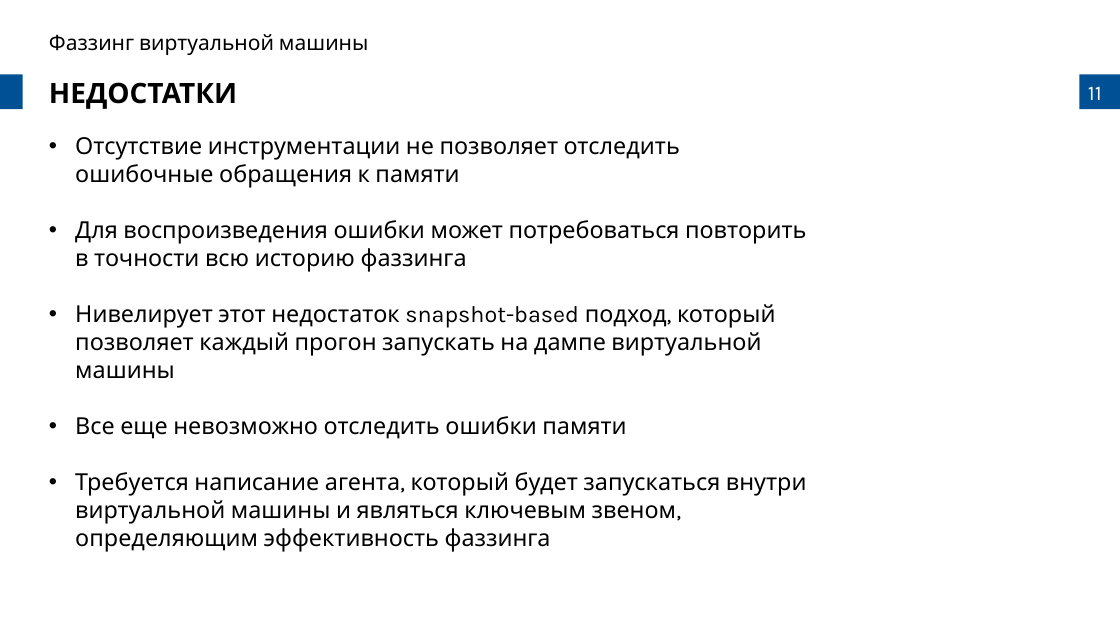
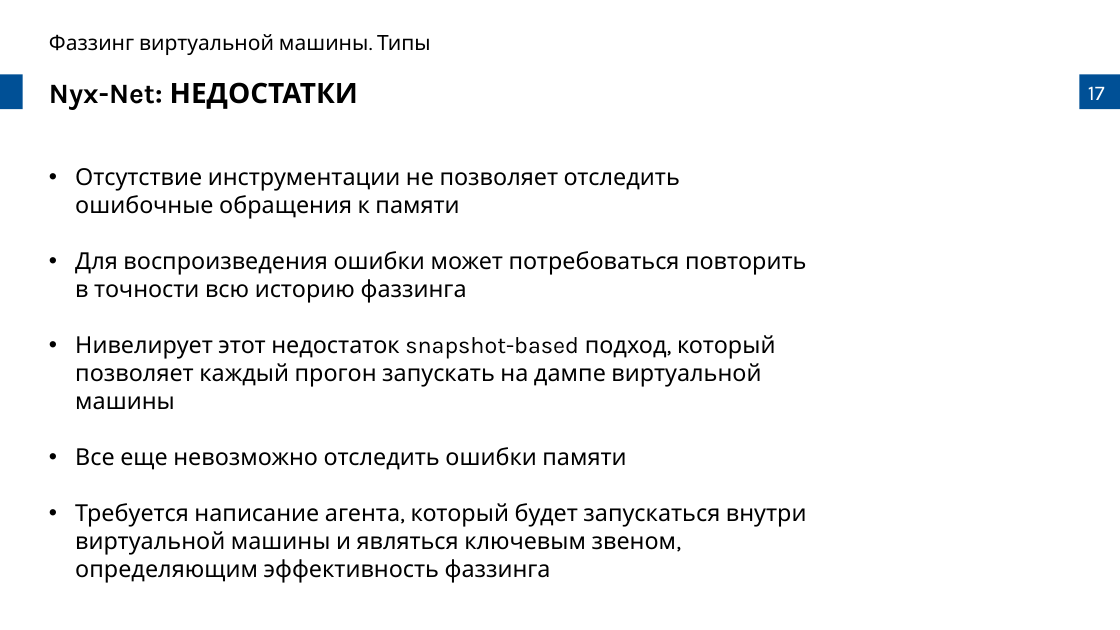
Before and after one commit to prostoAlexandr/BeeTech_2024, a slide deck: slide 17 of Belikov_Virtual_machine_fuzzing_types_and_approaches.pptx (slide 11 before the commit). Drawn at 1120x630 pixels with LibreOffice and Linux fonts; fonts in the diff are those of the drawing; background and template pictures are left out. Boxes give left, top, right and bottom in pixels: in the first picture for what was removed or moved away, otherwise in the second. Text is boxed around its words. In the diff, an @@ line names an element or a change of style, - is before the commit and + after.

```diff
--- a/Belikov_Virtual_machine_fuzzing_types_and_approaches.pptx
+++ b/Belikov_Virtual_machine_fuzzing_types_and_approaches.pptx
@@ text at (49,34,431,55): text changed @@
-Фаззинг виртуальной машины
+Фаззинг виртуальной машины. Типы
@@ text at (49,82,358,110): text changed @@
-НЕДОСТАТКИ
+Nyx-Net: НЕДОСТАТКИ
@@ page number at (1088,86,1105,100): text changed @@
-11
+17
@@ text "Отсутствие инструментации не позволяет отследить ...": place and size @@
-text "Отсутствие инструментации не позволяет отследить ..." at (75,137,807,524)
+text "Отсутствие инструментации не позволяет отследить ..." at (75,168,807,555)
```
Also in this commit, not shown: 10 other slides changed, 7 slides added, 2 slides removed, 1 other file.
